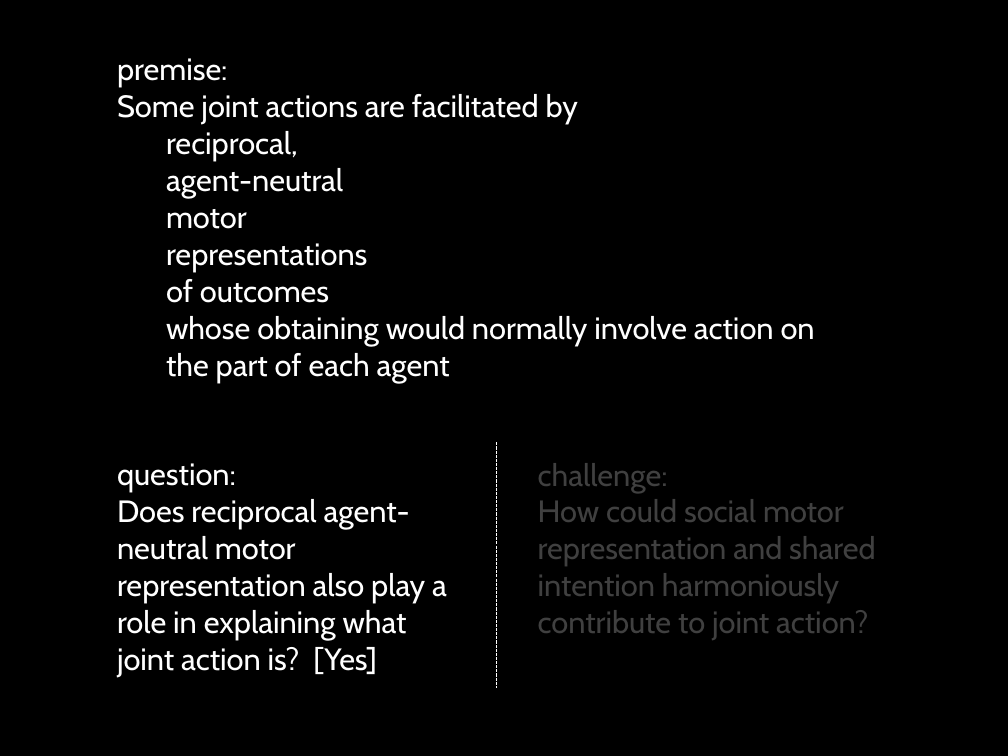
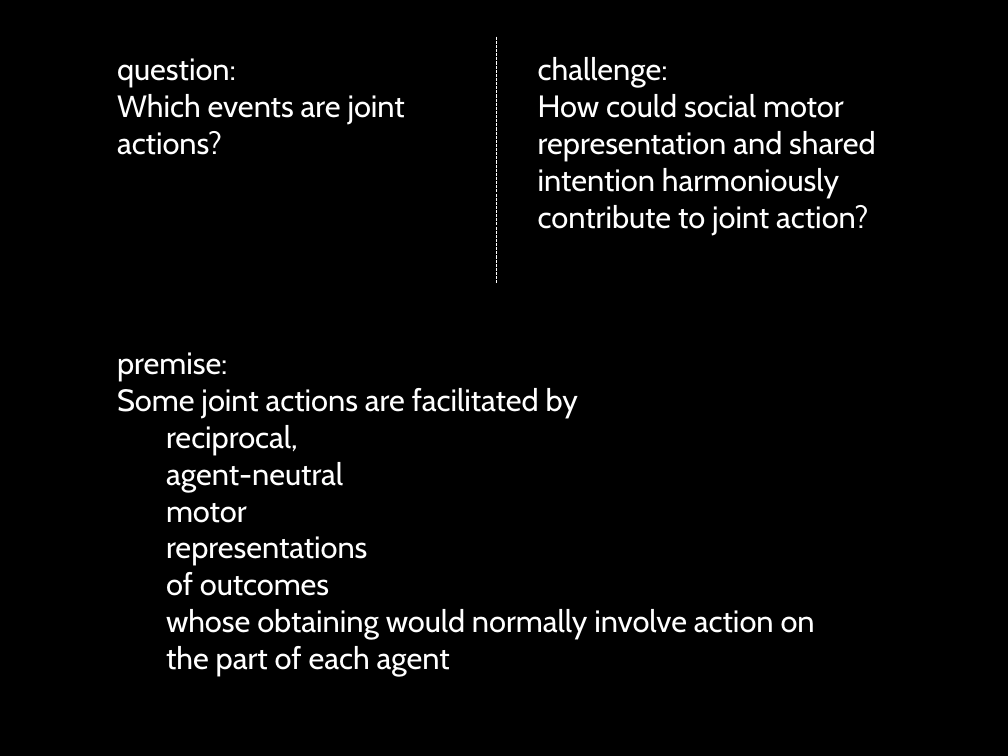
Before and after one commit to butterfill/writing, a slide deck: slide 29 of intention motor representation joint action (paper 3)/conf collective intentionality manchester 2012/motor representation and shared intention - manchester collective intentionality 2012.pptx (slide 19 before the commit). Drawn at 1008x756 pixels with LibreOffice and Linux fonts; fonts in the diff are those of the drawing. Boxes give left, top, right and bottom in pixels: in the first picture for what was removed or moved away, otherwise in the second. Text is boxed around its words. In the diff, an @@ line names an element or a change of style, - is before the commit and + after.

Commit message:
manchester slides done, still to update talk text from paper

```diff
--- a/intention motor representation joint action (paper 3)/conf collective intentionality manchester 2012/motor representation and shared intention - manchester collective intentionality 2012.pptx
+++ b/intention motor representation joint action (paper 3)/conf collective intentionality manchester 2012/motor representation and shared intention - manchester collective intentionality 2012.pptx
@@ text "question:": place and size @@
-text "question:" at [117,463,447,677]
+text "question:" at [117,58,405,155]
@@ line moved from (496, 443) - (496, 688) to (496, 36) - (496, 283) @@
@@ text "challenge:": place and size @@
-text "challenge:" at [538,463,875,640]
+text "challenge:" at [538,57,875,234]
@@ text "challenge:" at [538,57,875,234]: text colour #404040 to #FFFFFF @@
@@ text at [117,94,405,155]: text changed @@
-Does reciprocal agent-neutral motor representation also play a role in explaining what joint action is? [Yes]
+Which events are joint actions?
@@ text "premise:": place and size @@
-text "premise:" at [117,58,815,382]
+text "premise:" at [117,352,815,676]
```
Also in this commit, not shown: 5 slides added, 2 slides removed, 1 other file.
